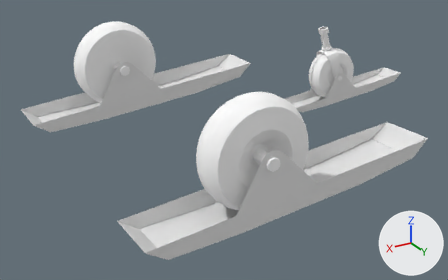
The Blender file Models/c172p-skis.blend, before and after one commit.
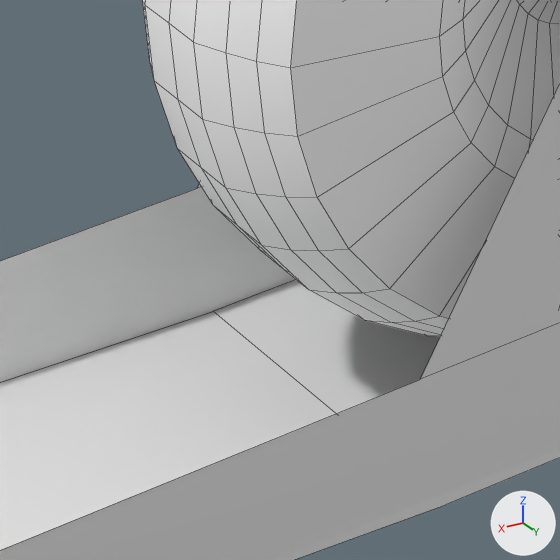
The first picture shows the older version from a 50 mm lens placed at (2.58, 4.24, 0.51), pointed at (0.06, 0.02, -1.59). The close-ups show both versions on the part from 39% to 57% of the width and 58% to 86% of the height of that picture; other places that the commit changed are outside them. Lighting does not change. The marker at lower right points along +X, +Y and +Z. The close-ups show mesh edges as thin lines.

The first close-up shows 'RightSki', 'RightWheelSki'.
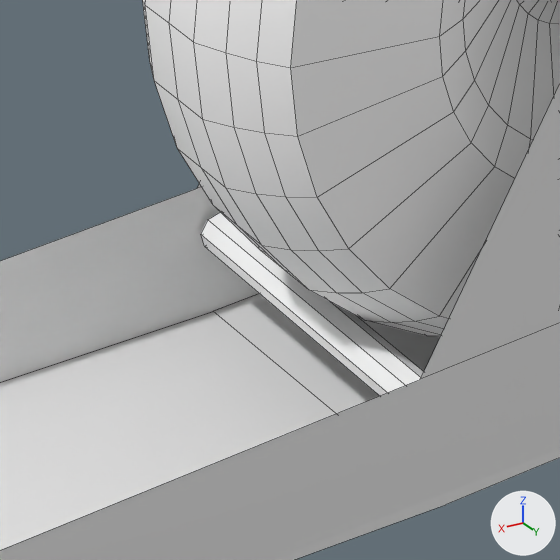
Location of each change, (x1, y1, x2, y2) in pixels of the close-ups (560 x 560 px):
'RightSkiRodB', added
    after: (201, 212, 424, 396)

Edits to the bpy script that builds the scene:
```text
Add me_axle_008:
    me_axle_008.from_pydata(...)  # 18 vertices, 24 faces; spans x -0.318..-0.266, y -0.298..0.101, z 0.211..0.267
    me_axle_008.polygons.foreach_set('use_smooth', [True] * 24)
    me_axle_008.materials.append(mat_ac3dmat1_000)  # its picture is missing
Add ob_rightskirodb:
    ob_rightskirodb = bpy.data.objects.new('RightSkiRodB', me_axle_008)
    ob_rightskirodb.location = (1.008, 1.282, -1.702)
    ob_rightskirodb.rotation_euler = (-0.0256, 0.0108, 0.00913)  # degrees (-1.5, 0.6, 0.5)
    ob_rightskirodb.scale = (0.86, 1.03, 0.835)
    ob_rightskirodb.show_transparent = True
```
